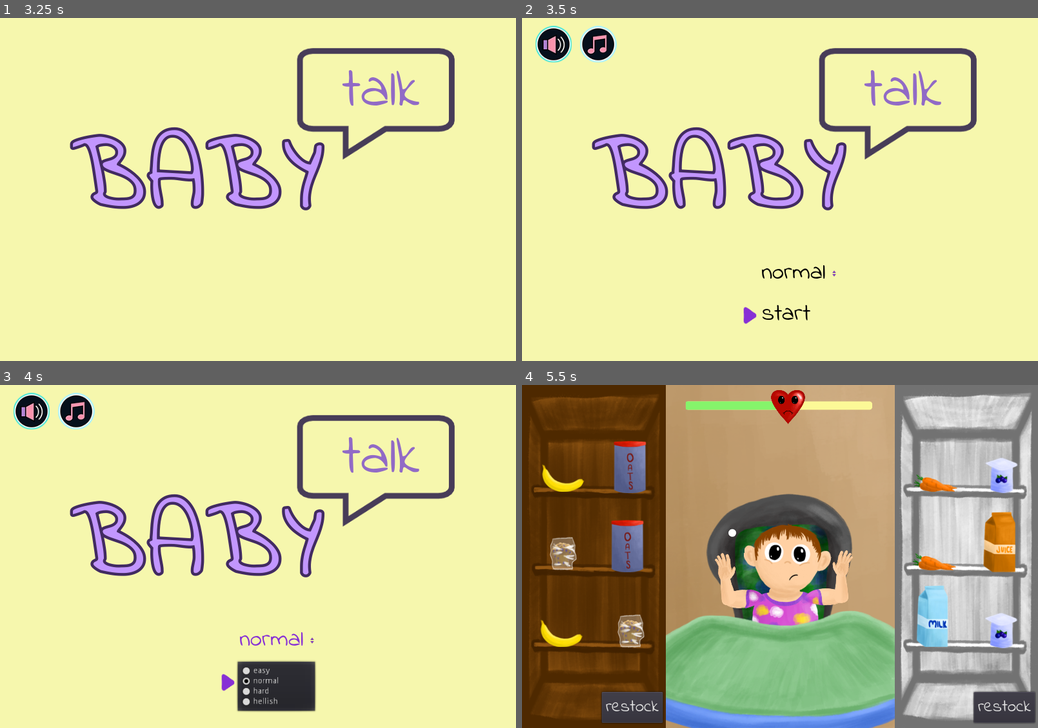
Above: before the commit, frames 1-4 (two rows, left to right).
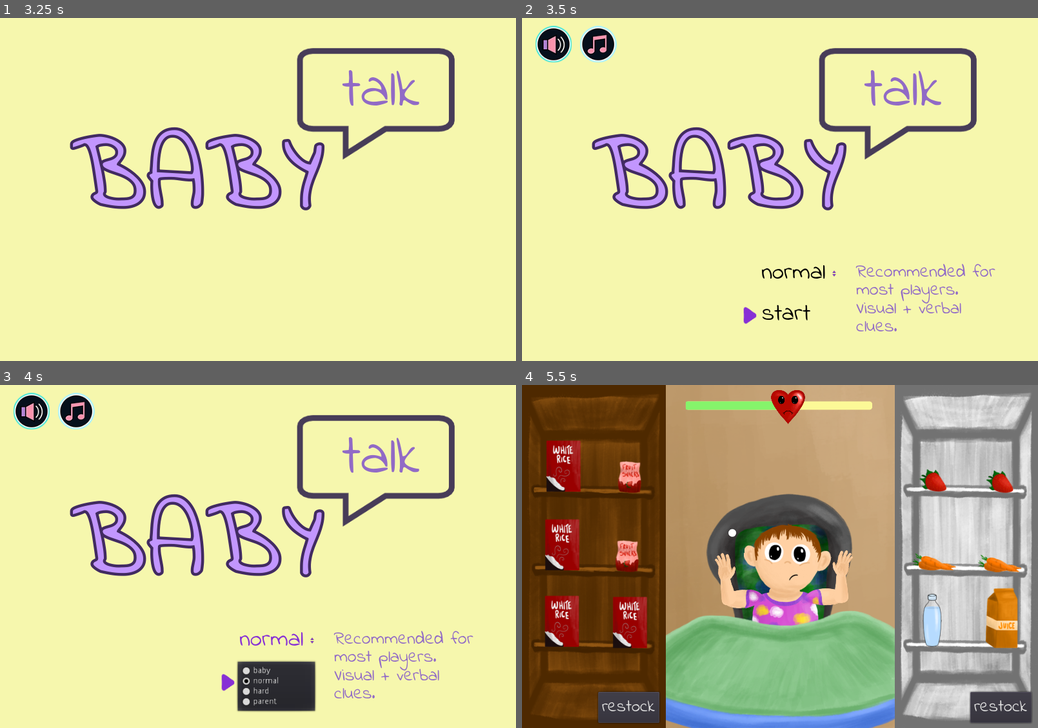
Above: after the commit, the same moments.

Repository: metcalf-putnam/famJam2021
Game: Godot game, scene res://base_scene/base.tscn
The game is run twice, just before and just after one commit, with the same random seed, the same clock (stepped at 60 frames per second) and the same inputs.
Inputs (mouse positions are in pixels of both pictures, inside the frame that each line leads up to):
- Up to frame 1 (3.25 s): click "restock" at 0.5 s; click "restock" at 1.25 s; click "restock" at 2 s; move the mouse to (371, 172) at 2.77 s; click (371, 172) at 2.92 s
- Up to frame 2 (3.5 s): no input
- Up to frame 3 (4 s): click "normal" at 3.5 s
- Up to frame 4 (5.5 s): click "normal" at 4.25 s; click "start" at 5 s

Frame 1 is identical in both runs. In frame 2, 0.8% of the frame differs, in the area x 64-92%, y 71-92%; in frame 3, 0.8%; in frame 4, 10%, in the area x 3-100%, y 16-99%.

Commit message:
new art and vocals, minor ui changes, levels

Diff:
--- a/baby/baby.gd
+++ b/baby/baby.gd
@@ -178,7 +178,8 @@
 	else:
 		consecutive_correct_choices = -1
 		EventHub.emit_signal("food_declined")
-		EventHub.emit_signal("patience_changed", declined_change, corrected_clue_num, consecutive_correct_choices)
+		if Global.lose_condition:
+			EventHub.emit_signal("patience_changed", declined_change, corrected_clue_num, consecutive_correct_choices)
 		state = State.THROW
 		animationState.travel("throw_food")
 
@@ -204,8 +205,9 @@
 		clue_current += 1
 
 	if clue_current == 6:
+		if Global.lose_condition:
 			get_angry()
-			return
+		return
 
 	if clue_current >= 4:
 		clue_current += 1
--- a/base_scene/base.gd
+++ b/base_scene/base.gd
@@ -2,7 +2,7 @@
 var sound : int
 var music : int
 
-enum Difficulty {EASY, NORMAL, HARD, HELLISH}
+enum Difficulty {BABY, NORMAL, HARD, PARENT}
 var selected_difficulty = Difficulty.NORMAL
 const win_text = "Success!"
 const lose_text = "So close!"
@@ -26,10 +26,10 @@
 
 func add_difficulties():
 	# TODO: make a baby mode? Like, for literal babies like Zoey?
-	$Title/Buttons/OptionButton.add_item("easy")
+	$Title/Buttons/OptionButton.add_item("baby")
 	$Title/Buttons/OptionButton.add_item("normal")
 	$Title/Buttons/OptionButton.add_item("hard")
-	$Title/Buttons/OptionButton.add_item("hellish")
+	$Title/Buttons/OptionButton.add_item("parent")
 	$Title/Buttons/OptionButton.select(selected_difficulty)
 
 
@@ -90,6 +90,7 @@
 
 
 func _on_OptionButton_item_selected(index):
+	print("here I am!")
 	selected_difficulty = index
 	initialize_meter()
 	var score = Global.get_high_score(selected_difficulty)
@@ -98,20 +99,28 @@
 		$Title/Buttons/HighScore.visible = true
 	else:
 		$Title/Buttons/HighScore.visible = false
+	show_description(index)
 
 
 func initialize_meter():
 	match selected_difficulty:
-		Difficulty.EASY:
-			$ProgressBar.set_value(80)
+		Difficulty.BABY:
+			$ProgressBar.set_value(60)
+			Global.visuals_on = true
+			Global.lose_condition = false
 		Difficulty.NORMAL:
 			$ProgressBar.set_value(55)
+			Global.visuals_on = true
+			Global.lose_condition = true
 		Difficulty.HARD:
 			$ProgressBar.set_value(30)
-			# TODO: make some clues audio only?
-		Difficulty.HELLISH:
-			$ProgressBar.set_value(10)
-			# TODO: make audio only clues?
+			Global.visuals_on = true
+			Global.lose_condition = true
+		Difficulty.PARENT:
+			$ProgressBar.set_value(15)
+			Global.visuals_on = false
+			Global.lose_condition = true
+
 
 func _on_game_over(boolean):
 
@@ -147,6 +156,7 @@
 
 func _on_title_end():
 	$Music.play_title()
+	_on_OptionButton_item_selected($Title/Buttons/OptionButton.selected)
 
 
 func _on_MusicButton_toggled(button_pressed):
@@ -156,3 +166,17 @@
 
 func _on_heart_beat():
 	beats += 1
+
+
+func show_description(index):
+	var description = $Title/DifficultyDescription
+	match index:
+		Difficulty.BABY:
+			description.text = "For actual, real-life babies. No lose condition!"
+		Difficulty.NORMAL:
+			description.text = "Recommended for most players. Visual + verbal clues."
+		Difficulty.HARD:
+			description.text = "Like normal, but with a fiestier toddler."
+		Difficulty.PARENT:
+			description.text = "Only verbal clues (reminder: voice actor is a toddler)"
+	description.visible = true
--- a/base_scene/base.tscn
+++ b/base_scene/base.tscn
@@ -333,6 +333,32 @@
 "transitions": PoolRealArray( 1 ),
 "update": 1,
 "values": [ true ]
+}
+tracks/8/type = "value"
+tracks/8/path = NodePath("Title/DifficultyDescription:visible")
+tracks/8/interp = 1
+tracks/8/loop_wrap = true
+tracks/8/imported = false
+tracks/8/enabled = true
+tracks/8/keys = {
+"times": PoolRealArray( 0 ),
+"transitions": PoolRealArray( 1 ),
+"update": 1,
+"values": [ false ]
+}
+tracks/9/type = "method"
+tracks/9/path = NodePath(".")
+tracks/9/interp = 1
+tracks/9/loop_wrap = true
+tracks/9/imported = false
+tracks/9/enabled = true
+tracks/9/keys = {
+"times": PoolRealArray( 0.1 ),
+"transitions": PoolRealArray( 1 ),
+"values": [ {
+"args": [  ],
+"method": "_on_title_end"
+} ]
 }
 
 [sub_resource type="Animation" id=7]
@@ -539,6 +565,18 @@
 "method": "_on_title_end"
 } ]
 }
+tracks/15/type = "value"
+tracks/15/path = NodePath("Title/DifficultyDescription:visible")
+tracks/15/interp = 1
+tracks/15/loop_wrap = true
+tracks/15/imported = false
+tracks/15/enabled = true
+tracks/15/keys = {
+"times": PoolRealArray( 0 ),
+"transitions": PoolRealArray( 1 ),
+"update": 1,
+"values": [ false ]
+}
 
 [sub_resource type="DynamicFont" id=8]
 size = 175
@@ -553,19 +591,24 @@
 size = 42
 font_data = ExtResource( 12 )
 
-[sub_resource type="DynamicFont" id=13]
-size = 48
-font_data = ExtResource( 12 )
-
-[sub_resource type="DynamicFont" id=14]
-size = 64
-font_data = ExtResource( 12 )
-
 [sub_resource type="DynamicFont" id=11]
 size = 48
 font_data = ExtResource( 12 )
 
 [sub_resource type="DynamicFont" id=12]
+size = 64
+font_data = ExtResource( 12 )
+
+[sub_resource type="DynamicFont" id=13]
+size = 32
+extra_spacing_top = -18
+font_data = ExtResource( 12 )
+
+[sub_resource type="DynamicFont" id=14]
+size = 48
+font_data = ExtResource( 12 )
+
+[sub_resource type="DynamicFont" id=15]
 size = 32
 font_data = ExtResource( 12 )
 
@@ -602,6 +645,7 @@
 bus = "sfx"
 
 [node name="Food" type="Sprite" parent="."]
+self_modulate = Color( 1, 1, 1, 0 )
 position = Vector2( 459.142, 446.795 )
 scale = Vector2( 0.75, 0.75 )
 texture = ExtResource( 10 )
@@ -813,7 +857,22 @@
 stream = ExtResource( 18 )
 bus = "sfx"
 
+[node name="DifficultyDescription" type="Label" parent="Title"]
+visible = false
+margin_left = 581.782
+margin_top = 438.868
+margin_right = 831.782
+margin_bottom = 588.867
+custom_fonts/font = SubResource( 13 )
+custom_colors/font_color = Color( 0.568627, 0.415686, 0.776471, 1 )
+text = "For actual, real-life babies. No lose condition!"
+autowrap = true
+__meta__ = {
+"_edit_use_anchors_": false
+}
+
 [node name="GameOver" type="Sprite" parent="."]
+visible = false
 self_modulate = Color( 0.984314, 1, 0.556863, 1 )
 position = Vector2( 456.602, 284.802 )
 texture = ExtResource( 14 )
--- a/food_dic.gd
+++ b/food_dic.gd
@@ -69,7 +69,7 @@
 	"food_holder" : "fridge",
 	"liquid" : false,
 	"dish" : "bowl",
-	"color" : "blue"
+	"color" : "yellow"
 	},
 	{
 	"name" : "carrot",
@@ -97,6 +97,32 @@
 	"liquid" : false,
 	"dish" : "plate",
 	"color" : "brown"
+	},
+	{
+	"name" : "rice",
+	"sprite_path" : "res://food/rice.png",
+	"served_path" : "res://food/served_images/riceinbowl.png",
+	"food_holder" : "pantry",
+	"liquid" : false,
+	"dish" : "bowl",
+	"color" : "white"
+	},
+	{
+	"name" : "strawberry",
+	"sprite_path" : "res://food/strawberry.png",
+	"served_path" : "res://food/served_images/strawberriesonplate.png",
+	"food_holder" : "fridge",
+	"liquid" : false,
+	"dish" : "plate",
+	"color" : "red"
+	},
+	{
+	"name" : "fruit_snack",
+	"sprite_path" : "res://food/fruitsnacks.png",
+	"food_holder" : "pantry",
+	"liquid" : false,
+	"dish" : "plate",
+	"color" : "red"
 	},
 
 ]
@@ -131,6 +157,7 @@
 	"orange" : "res://baby/vocals/orange (1).wav",
 	"white" : "res://baby/vocals/White.wav",
 	"yellow" : "res://baby/vocals/yell(ow).wav",
+	"strawberry" : "res://baby/vocals/strawberry_2.wav",
 	"blueberries" : "res://baby/vocals/berries_2.wav",
 	"muffin" : "res://baby/vocals/muffin_2.wav",
 	"water" : "res://baby/vocals/water.wav",
@@ -139,7 +166,7 @@
 	"red" : "res://baby/vocals/Red.wav",
 	"juice" : "res://baby/vocals/juice.wav",
 	"blue" : "res://baby/vocals/blue_maybe.wav",
-	"fruit snack" : "res://baby/vocals/treat_3.wav",
+	"fruit_snack" : "res://baby/vocals/treat_3.wav",
 	"plate" : "res://baby/vocals/plate_2.wav",
 	"bowl" : "res://baby/vocals/bowl_2.wav",
 	"sippy" : "res://baby/vocals/cup.wav",
--- a/food_holder/food_holder.tscn
+++ b/food_holder/food_holder.tscn
@@ -77,10 +77,10 @@
 texture = ExtResource( 1 )
 
 [node name="ProgressBar" type="ProgressBar" parent="."]
-margin_left = 137.0
-margin_top = 593.0
-margin_right = 190.0
-margin_bottom = 600.0
+margin_left = 124.0
+margin_top = 590.0
+margin_right = 177.0
+margin_bottom = 597.0
 rect_rotation = -90.0
 custom_styles/fg = SubResource( 1 )
 custom_styles/bg = SubResource( 2 )
@@ -91,15 +91,16 @@
 }
 
 [node name="restock_glow" type="Sprite" parent="."]
-modulate = Color( 1, 1, 1, 0.314629 )
+visible = false
+modulate = Color( 1, 1, 1, 0.83985 )
 self_modulate = Color( 1, 0.988235, 0.352941, 1 )
-position = Vector2( 190.288, 562.602 )
+position = Vector2( 187.288, 562.602 )
 texture = ExtResource( 6 )
 
 [node name="Button" type="Button" parent="."]
-margin_left = 137.688
+margin_left = 131.688
 margin_top = 537.441
-margin_right = 244.688
+margin_right = 238.688
 margin_bottom = 591.441
 custom_fonts/font = SubResource( 3 )
 text = "restock"
--- a/global.gd
+++ b/global.gd
@@ -7,6 +7,8 @@
 var save_path = "user://savegame.save"
 var example_score
 var save_data = {"difficulty": example_score}
+var visuals_on = true
+var lose_condition = true
 
 
 func _ready() -> void:
--- a/thought_bubble/thought_bubble.gd
+++ b/thought_bubble/thought_bubble.gd
@@ -32,7 +32,7 @@
 func should_show_bubble(num):
 	#maybe I'm missing something obvious, but returning false here seems to be the only thing we
 	#need to do to activate voice-only mode?  Doing voice only for only some clues will/would be trickier
-	return true
+	return Global.visuals_on
 
 
 func _on_playback_speed_updated(new_speed):
Not shown, added: baby/vocals/strawberry_2.wav.import
Not shown: 6 places in base_scene/base.tscn that only renumber resources
Binary file added: food/fruitsnacks.png
Not shown, added: food/fruitsnacks.png.import
Binary file added: food/rice.png
Not shown, added: food/rice.png.import
Binary file added: food/served_images/riceinbowl.png
Not shown, added: food/served_images/riceinbowl.png.import
Binary file added: food/served_images/strawberriesonplate.png
Not shown, added: food/served_images/strawberriesonplate.png.import
Binary file changed: food/served_images/yogurtinbowl.png
Binary file added: food/strawberry.png
(and 5 more such lines)
